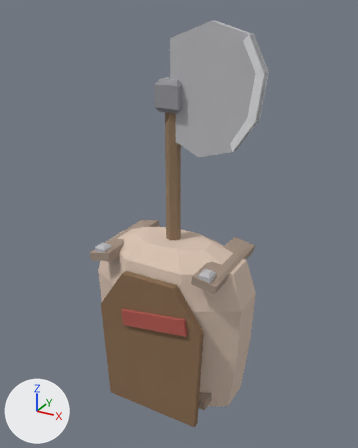
An edit to the glTF model assets/enemies/headsman.glb, drawn before and after from the same camera.
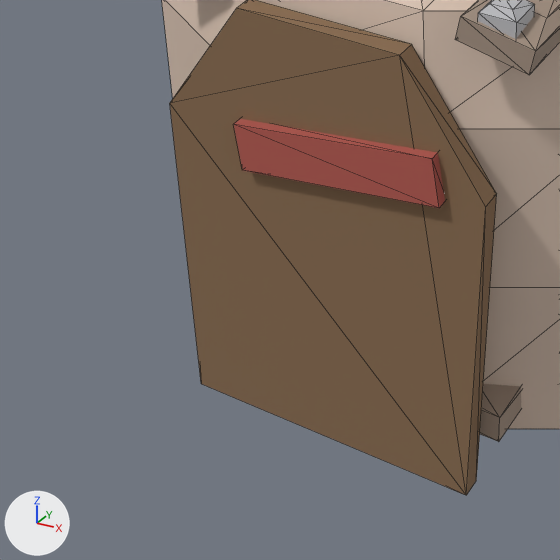
Old and new are each drawn whole from a camera (50 mm lens) standing at (0.935, -1.651, 1.255) and looking at (0.024, 0.006, 0.426) and again close up on the part from 13% to 63% of the width and 61% to 100% of the height. Every picture has the same lights, and +X, +Y and +Z are marked at lower left. The last two pictures show the newer version. The close-ups show mesh edges as thin lines. Vertices at exactly the same position are counted once.

In view in the first close-up: 'PauldronR', 'Torso'.
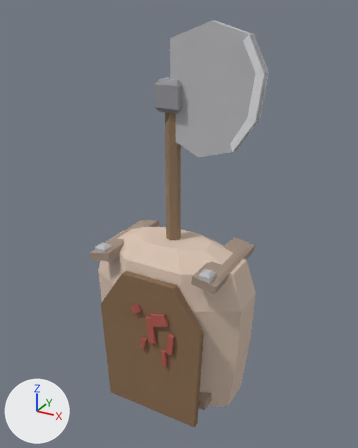
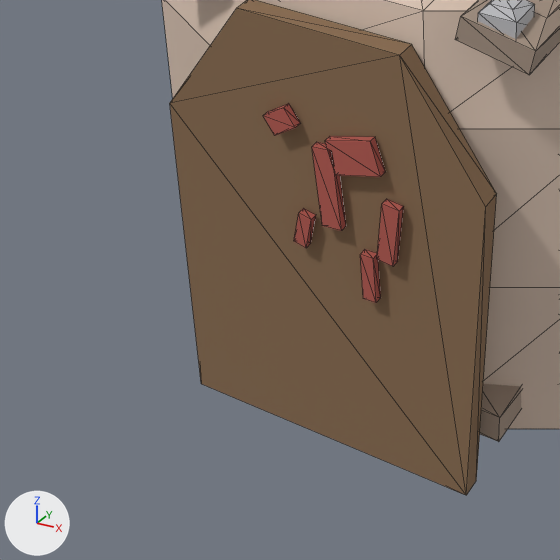
Changed parts and their boxes [x1, y1, x2, y2] in the close-ups (560 x 560 px):
part 1 of me_torso, reshaped
    before: [233, 119, 445, 208]
    after: [263, 103, 404, 303]

Patch to the scene script:
```diff
--- a/assets/enemies/headsman.glb.py
+++ b/assets/enemies/headsman.glb.py
@@ me_torso @@
 # used by ob_torso; location = (0.0, 0.0, 0.0)
-me_torso.from_pydata(...)  # 84 vertices, 148 faces; spans x -0.351..0.351, y -0.23..0.193, z -0.4..0.36
+me_torso.from_pydata(...)  # 124 vertices, 208 faces; spans x -0.351..0.351, y -0.231..0.193, z -0.4..0.36
+# me_torso part 1
+# 8 vertices are removed from x -0.124..0.184, y -0.23..-0.21, z 0.023..0.137
+# 12 faces are deleted
+# 24 vertices are added at x -0.075..0.127, y -0.231, z -0.115..0.144
+# 24 new vertices lie (0.0, 0.012, 0.0) away from vertices in x -0.075..0.127, y -0.231, z -0.115..0.144
+# 72 new faces join them, mat_blood (red #b35950)
 me_torso.materials.append(mat_skin)
```
